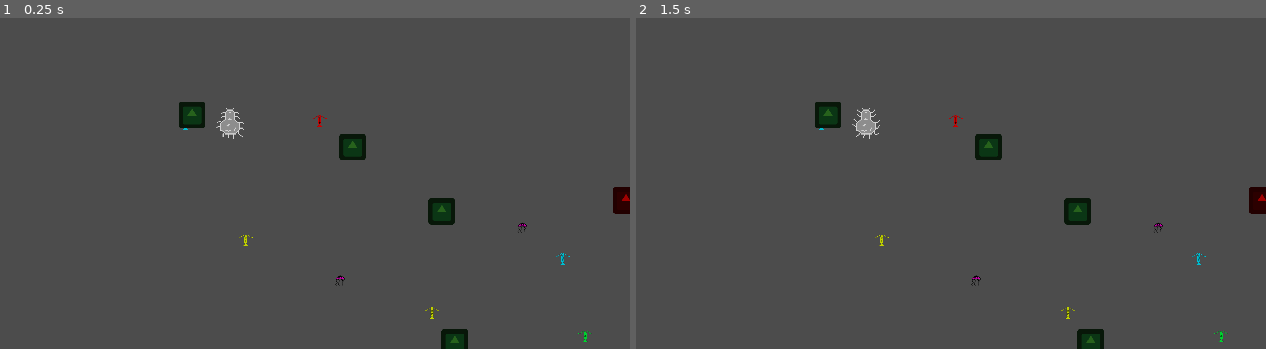
Above: before the commit, frames 1-2 (left to right).
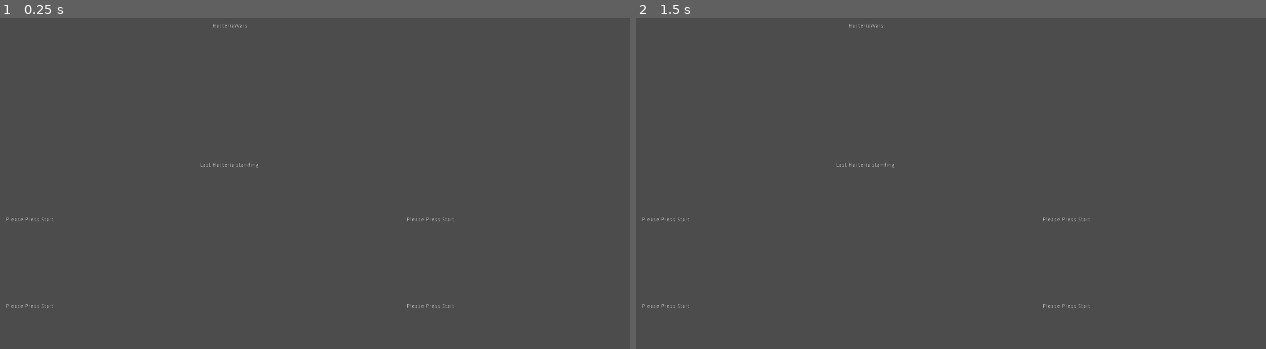
Above: after the commit, the same moments.

Repository: Werkaninchen/milchbroetchen
Game: Godot game, scene res://StartScreen/StartScreen.tscn
The game is run twice, just before and just after one commit, with the same random seed, the same clock (stepped at 60 frames per second) and the same inputs. Before the commit the project starts from res://Level/TestLevel.tscn. The engine's default icon, where the game draws it, is replaced by a stand-in: a white triangle on a blue panel in a dark square.
Inputs (mouse positions are in pixels of both pictures, inside the frame that each line leads up to):
- Up to frame 1 (0.25 s): no input
- Up to frame 2 (1.5 s): tap Enter at 0.5, 1.25 s; move the mouse to (1039, 100) at 0.52 s; move the mouse to (705, 147) at 1.27 s

The runs differ from the first frame. In frame 1, 2.0% of the frame differs, in the area x 0-100%, y 1-100%; in frame 2, 2.0%.

Commit message:
consumables

Diff:
--- a/godot/consumables/types/Mine/Mine.tscn
+++ b/godot/consumables/types/Mine/Mine.tscn
@@ -3,7 +3,7 @@
 [ext_resource path="res://consumables/base/Consumable.tscn" type="PackedScene" id=1]
 [ext_resource path="res://icon.png" type="Texture" id=2]
 
-[node name="Mine" index="0" instance=ExtResource( 1 )]
+[node name="Mine" instance=ExtResource( 1 )]
 
 [node name="Sprite" parent="." index="0"]
 modulate = Color( 0.631373, 0, 0, 1 )
--- a/godot/consumables/types/SP/SP.gd
+++ b/godot/consumables/types/SP/SP.gd
@@ -18,6 +18,7 @@
 		timer.start(duration)
 
 func on_timeout():
+	print("timeout")
 	if linkBody != null:
 		decr_speed()
 	queue_free()
--- a/godot/project.godot
+++ b/godot/project.godot
@@ -16,20 +16,21 @@
 [application]
 
 config/name="milchlchbroetchen"
-run/main_scene="res://Level/TestLevel.tscn"
+run/main_scene="res://StartScreen/StartScreen.tscn"
 config/icon="res://icon.png"
 
 [autoload]
 
 enums="*res://global/enums.gd"
 SceneChanger="*res://SceneChanger.gd"
+Game="*res://Game.gd"
 
 [display]
 
 window/size/width=1920
 window/size/height=1080
 window/stretch/mode="2d"
-window/stretch/aspect="keep"
+window/stretch/aspect="expand"
 
 [rendering]
 
